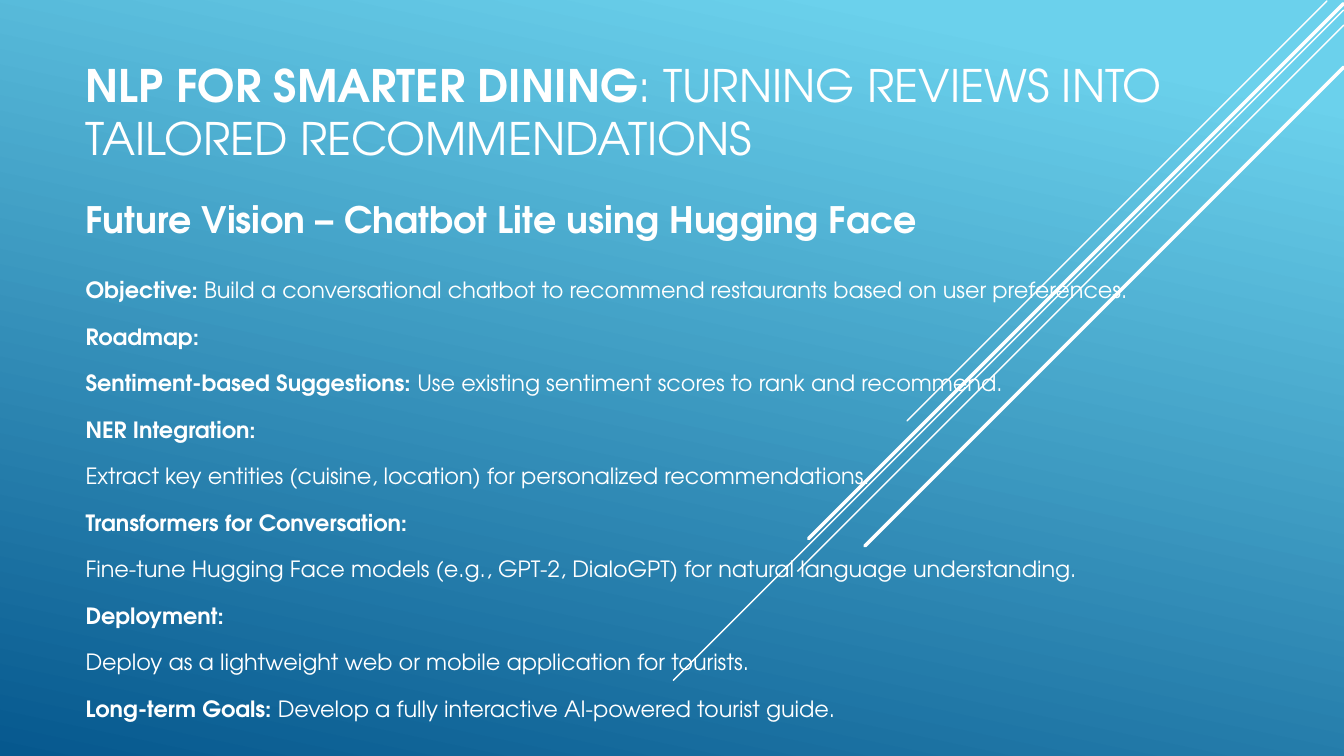
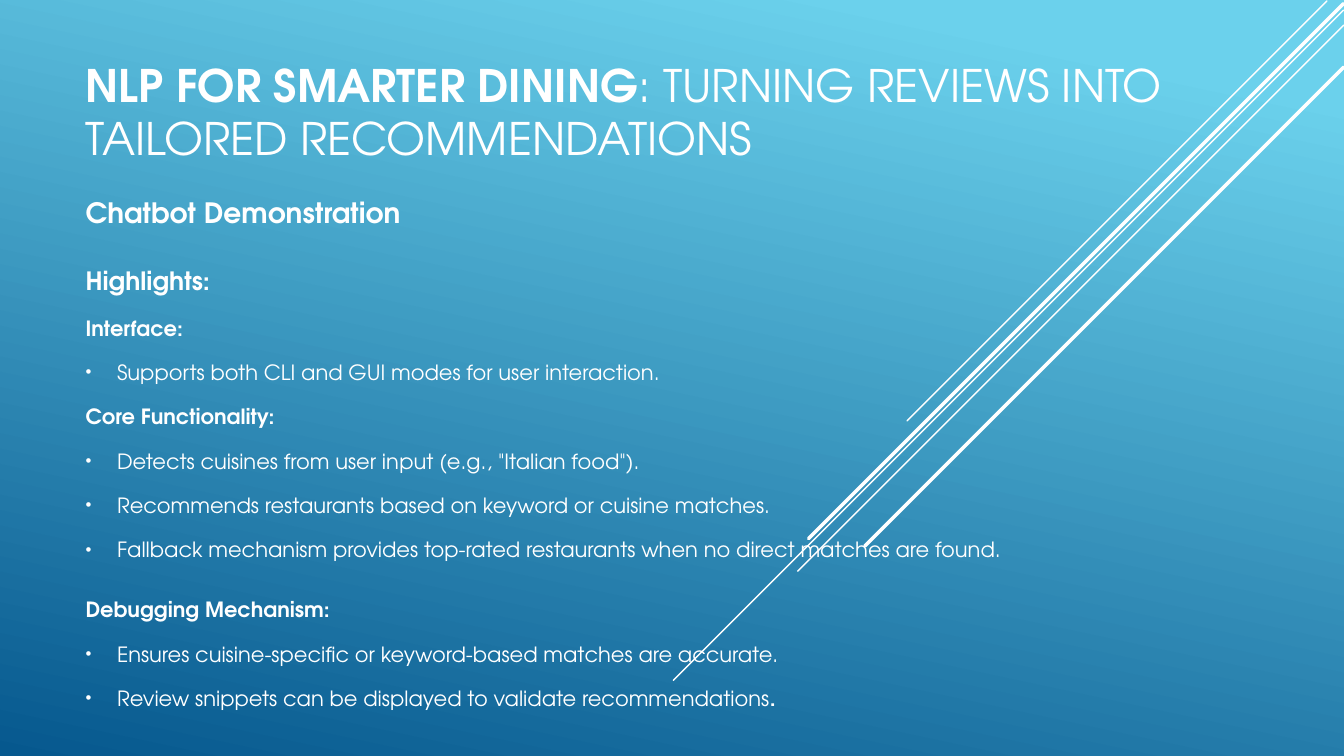
Before and after one commit to sadhchanGitHub/data_science_projects, a slide deck: slide 8 of cas_textanalytics_project_2/NLP_for_Smart_Dining_Project.pptx. Drawn at 1344x756 pixels with LibreOffice and Linux fonts; fonts in the diff are those of the drawing. Boxes give left, top, right and bottom in pixels: in the first picture for what was removed or moved away, otherwise in the second. Text is boxed around its words. In the diff, an @@ line names an element or a change of style, - is before the commit and + after.

```diff
--- a/cas_textanalytics_project_2/NLP_for_Smart_Dining_Project.pptx
+++ b/cas_textanalytics_project_2/NLP_for_Smart_Dining_Project.pptx
@@ subtitle at [86,201,1001,710]: text changed; size 16 to 15 pt @@
-Future Vision – Chatbot Lite using Hugging Face
-Objective: Build a conversational chatbot to recommend restaurants based on user preferences.
-Roadmap:
-Sentiment-based Suggestions: Use existing sentiment scores to rank and recommend.
-NER Integration:
-Extract key entities (cuisine, location) for personalized recommendations.
-Transformers for Conversation:
-Fine-tune Hugging Face models (e.g., GPT-2, DialoGPT) for natural language understanding.
-Deployment:
-Deploy as a lightweight web or mobile application for tourists.
-Long-term Goals: Develop a fully interactive AI-powered tourist guide.
+Chatbot Demonstration
+Highlights:
+Interface:
+• Supports both CLI and GUI modes for user interaction.
+Core Functionality:
+• Detects cuisines from user input (e.g., "Italian food").
+• Recommends restaurants based on keyword or cuisine matches.
+• Fallback mechanism provides top-rated restaurants when no direct matches are found.
+Debugging Mechanism:
+• Ensures cuisine-specific or keyword-based matches are accurate.
+• Review snippets can be displayed to validate recommendations.
```
Also in this commit, not shown: 2 other slides changed, 1 slide added, 2 other files.
